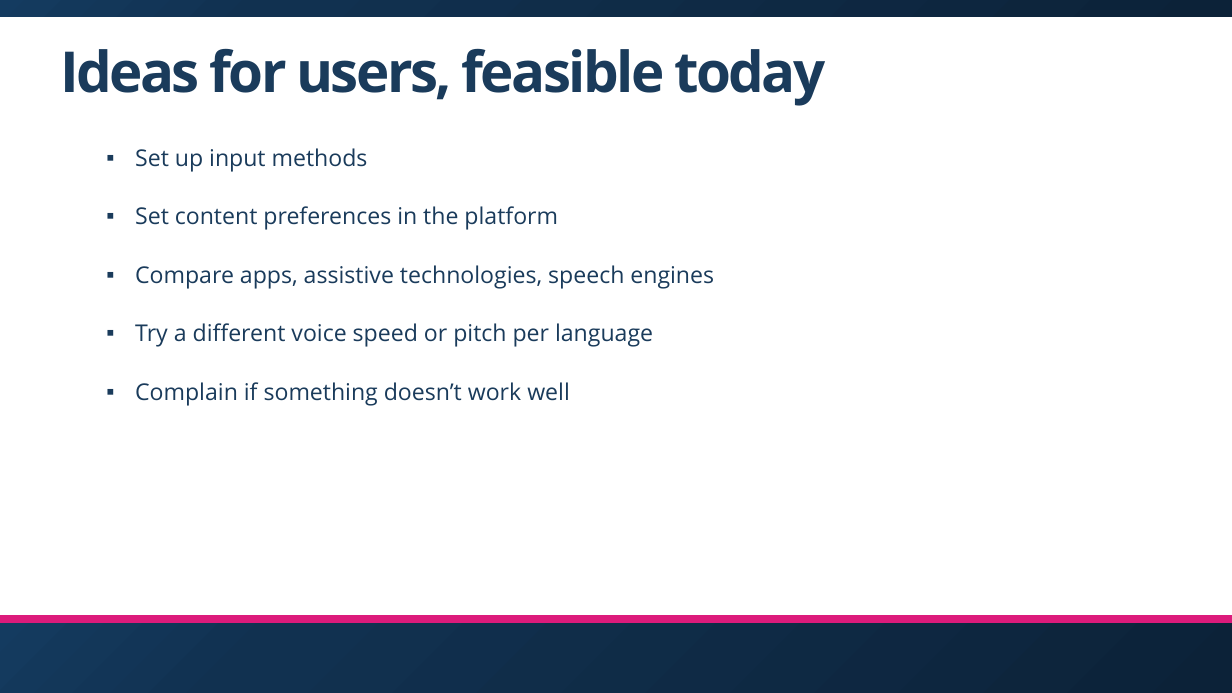
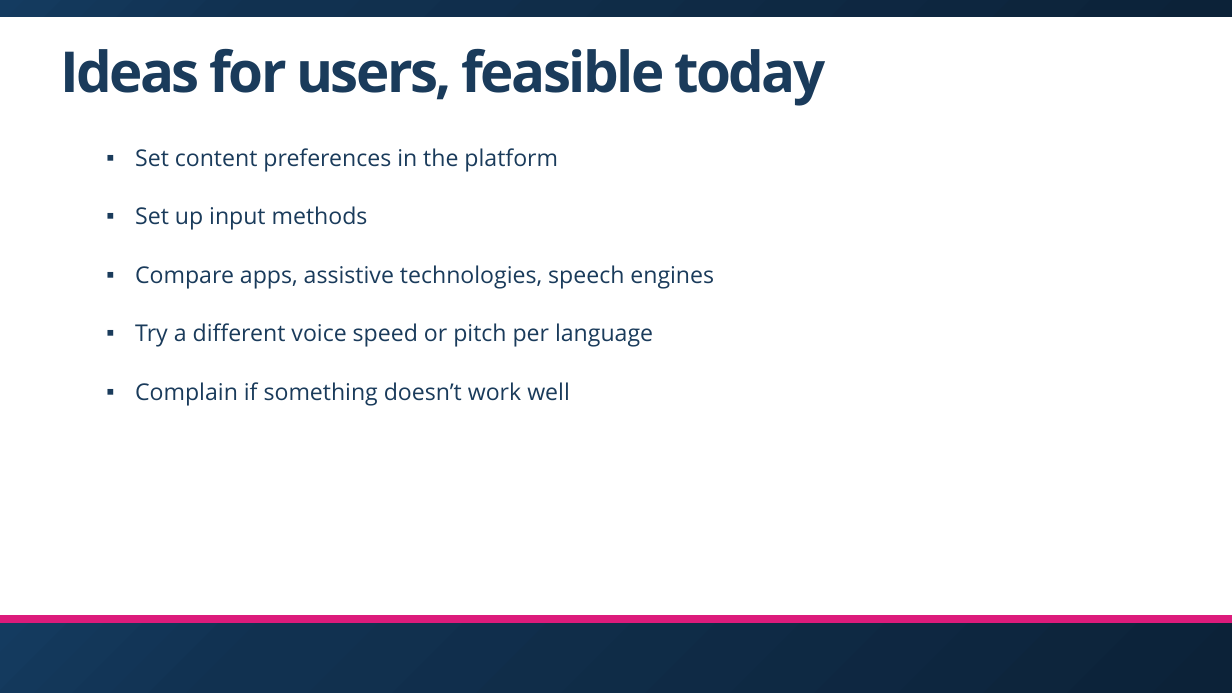
Before and after one commit to ThePacielloGroup/babel, a slide deck: slide 22 of presentation/CSUN_2025_Babel.pptx (slide 21 before the commit). Drawn at 1232x693 pixels with LibreOffice and Linux fonts; fonts in the diff are those of the drawing; background and template pictures are left out. Boxes give left, top, right and bottom in pixels: in the first picture for what was removed or moved away, otherwise in the second. Text is boxed around its words. In the diff, an @@ line names an element or a change of style, - is before the commit and + after.

```diff
--- a/presentation/CSUN_2025_Babel.pptx
+++ b/presentation/CSUN_2025_Babel.pptx
@@ text at box(135, 148, 558, 172): paragraph added @@
+▪ Set content preferences in the platform
@@ text at box(135, 206, 558, 230): paragraph removed @@
-▪ Set content preferences in the platform
```
Also in this commit, not shown: 4 other slides changed, 2 slides added, 1 slide removed.
